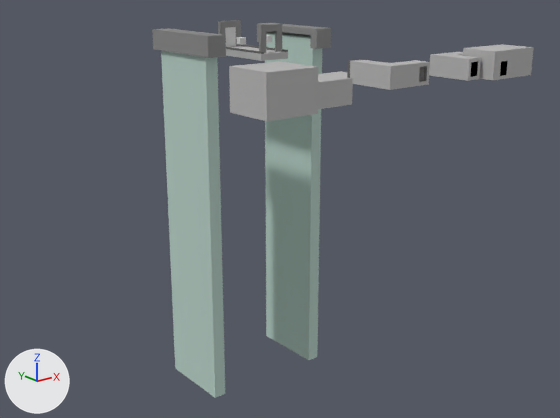
Before and after pictures for a commit that changed the Blender file Working/temple.blend.
Both versions are drawn from a 50 mm camera at (-144.4, -134.9, 29.4) aimed at (-9.9, 33.2, -37.8). Every picture has the same lights, and +X, +Y and +Z are marked at lower left.

Names of what the first picture shows: 'Bend2', 'JCorridorL3', 'Layer2Platform', 'Plane', 'TrophyRoom', 'Waterfall', 'Waterfall.001'.
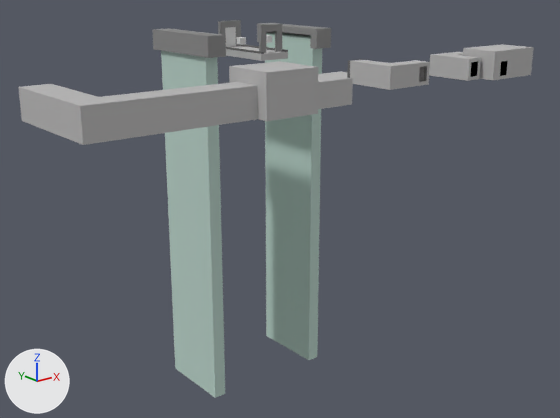
What the commit changed:
me_plane_010 is used by ob_plane; location (-20.5, -3.5, 0.0).
me_plane_010 had 402 vertices, 382 faces and spanned x -27.5..0.5, y -6.5..6.5, z -1.0..9.0.
me_plane_010 now has 888 vertices, 868 faces and spans x -66.5..0.5, y -6.5..25.5, z -1.0..9.0.
me_plane_010 part 1: 8 vertices removed from x -27.5..-26.5, y -1.5..1.5, z 4.0; 494 vertices added at x -66.5..-14.5, y -6.5..25.5, z -1.0..9.0.

Boxes (x1, y1, x2, y2) around the edits, measured in the pictures (560 x 418 px):
'Plane', reshaped (169% wider, 39% taller): before (229, 61, 353, 121); after (18, 61, 353, 145)
part 1 of me_plane_010, built on: before (240, 87, 255, 114); after (18, 80, 261, 145)
